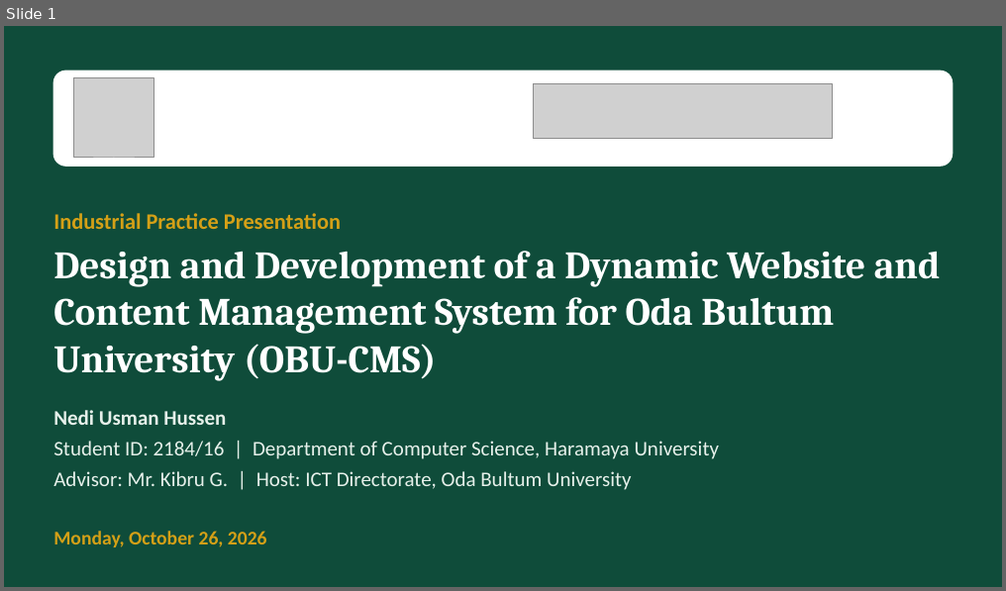
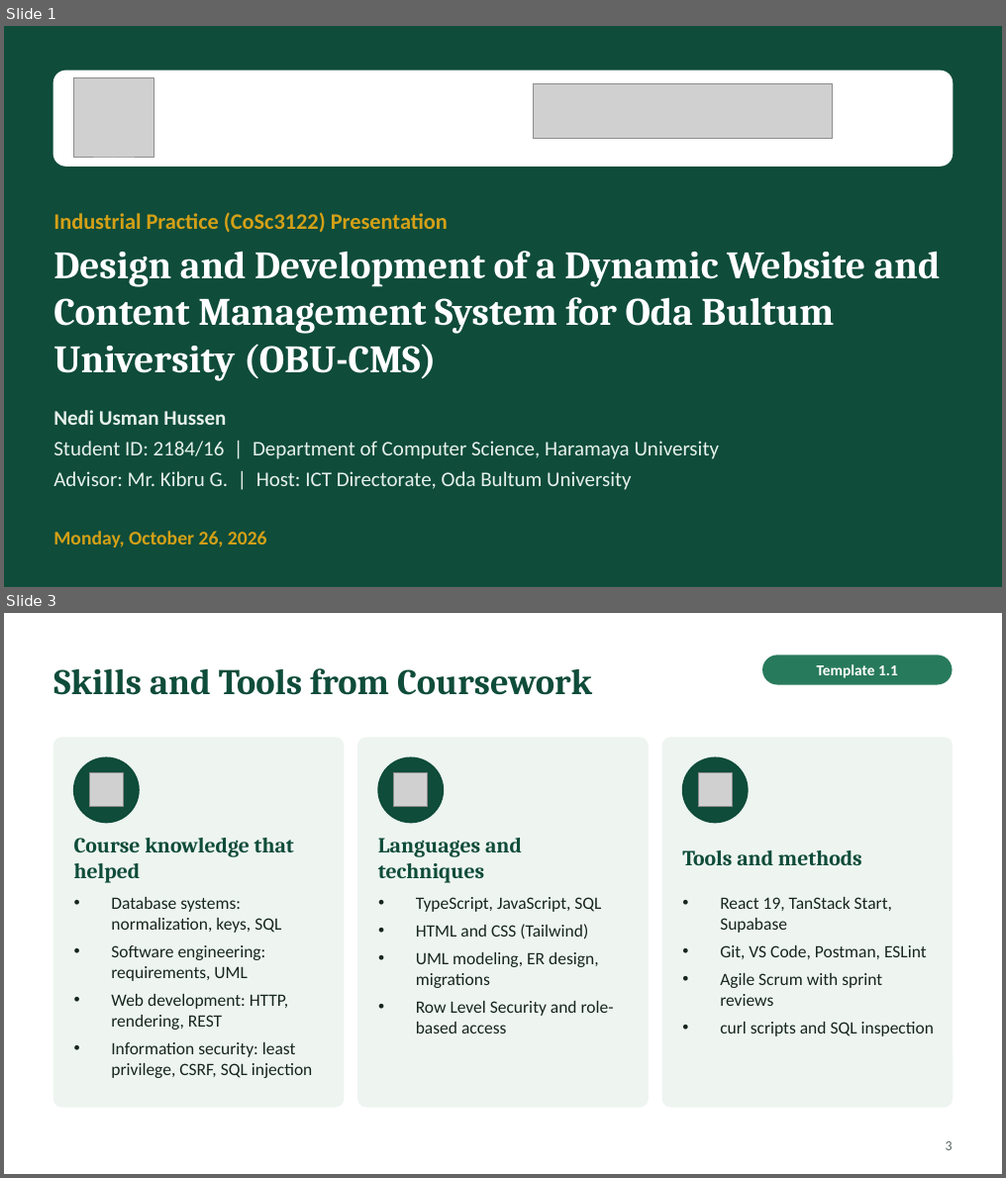
Before and after one commit to Nediusman/OBU-Intern, a slide deck: document/OBU-CMS_Presentation.pptx. Shown one above the other, each under a label of ours: slide 1 before the commit, slides 1 and 3 after it; the slides between them are not shown. The pictures are 1006x591 and 1006x1178 pixels, drawn with LibreOffice and Linux fonts; fonts in the diff are those of the drawing; grey boxes stand for pictures. Boxes give left, top, right and bottom in pixels: in the first picture for what was removed or moved away, otherwise in the second. Text is boxed around its words. In the diff, an @@ line names an element or a change of style, - is before the commit and + after.

```diff
--- a/document/OBU-CMS_Presentation.pptx
+++ b/document/OBU-CMS_Presentation.pptx
@@ slide 3 added at [4, 613, 1002, 1174], background #FFFFFF @@
@@ title added at [54, 668, 592, 695], 26 pt, text #0F4C3A, bold @@
+Skills and Tools from Coursework
@@ rounded rectangle added at [762, 655, 952, 685], fill #287A5D, 11 pt, text #FFFFFF, bold @@
+Template 1.1
@@ rounded rectangle added at [54, 738, 344, 1107], fill #EEF5F1, outline #EEF5F1 1 pt @@
@@ ellipse added at [74, 758, 139, 823], fill #0F4C3A, outline #0F4C3A 1 pt @@
@@ rounded rectangle added at [358, 738, 648, 1107], fill #EEF5F1, outline #EEF5F1 1 pt @@
@@ ellipse added at [378, 758, 444, 823], fill #0F4C3A, outline #0F4C3A 1 pt @@
@@ rounded rectangle added at [662, 738, 952, 1107], fill #EEF5F1, outline #EEF5F1 1 pt @@
@@ ellipse added at [682, 758, 747, 823], fill #0F4C3A, outline #0F4C3A 1 pt @@
@@ picture added at [90, 773, 124, 808] @@
@@ picture added at [394, 773, 428, 808] @@
@@ picture added at [699, 773, 733, 808] @@
@@ text added at [74, 838, 294, 883], 15.5 pt, text #0F4C3A, bold @@
+Course knowledge that helped
@@ text added at [378, 838, 522, 883], 15.5 pt, text #0F4C3A, bold @@
+Languages and techniques
@@ text added at [682, 851, 862, 865], 15.5 pt, text #0F4C3A, bold @@
+Tools and methods
@@ text added at [111, 897, 313, 1078], 12.5 pt, text #17251F @@
+• Database systems: normalization, keys, SQL
+• Software engineering: requirements, UML
+• Web development: HTTP, rendering, REST
+• Information security: least privilege, CSRF, SQL injection
@@ text added at [416, 897, 614, 1034], 12.5 pt, text #17251F @@
+• TypeScript, JavaScript, SQL
+• HTML and CSS (Tailwind)
+• UML modeling, ER design, migrations
+• Row Level Security and role-based access
@@ text added at [720, 897, 934, 1037], 12.5 pt, text #17251F @@
+• React 19, TanStack Start, Supabase
+• Git, VS Code, Postman, ESLint
+• Agile Scrum with sprint reviews
+• curl scripts and SQL inspection
@@ page number added at [945, 1142, 952, 1151], 10 pt, text #5B6B64 @@
+3
@@ slide 1 changed as well @@
@@ text at [54, 212, 448, 232]: text changed @@
-Industrial Practice Presentation
+Industrial Practice (CoSc3122) Presentation
```
Also in this commit, not shown: 4 other slides changed, 11 other slides added, 13 slides removed, 25 other files.
